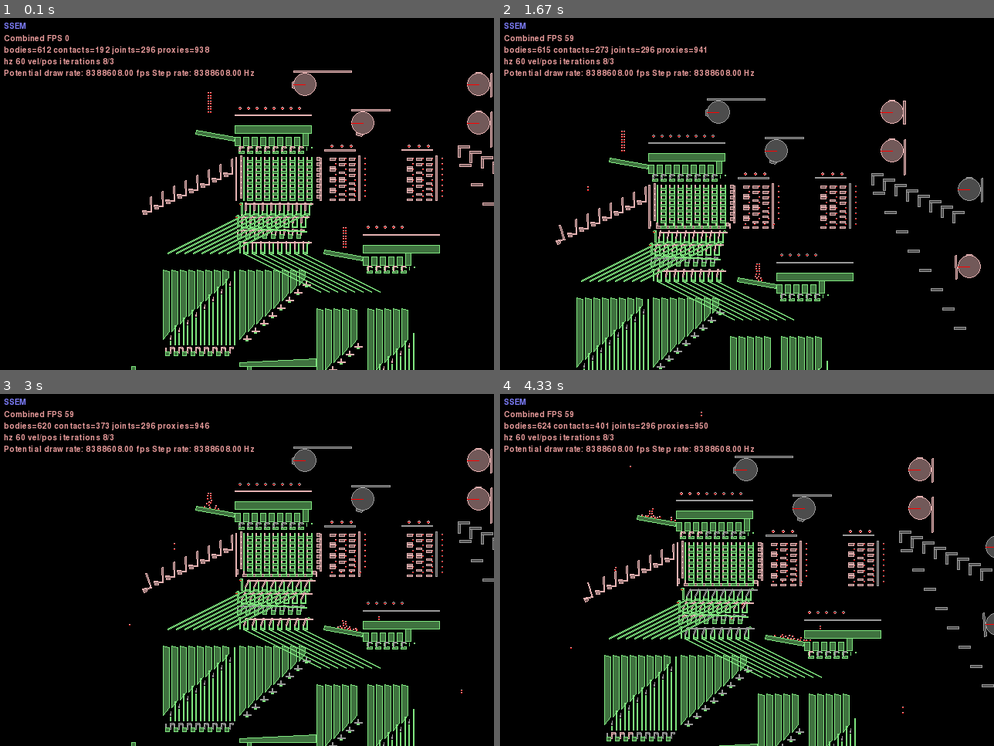
Above: before the commit, frames 1-4 (two rows, left to right).
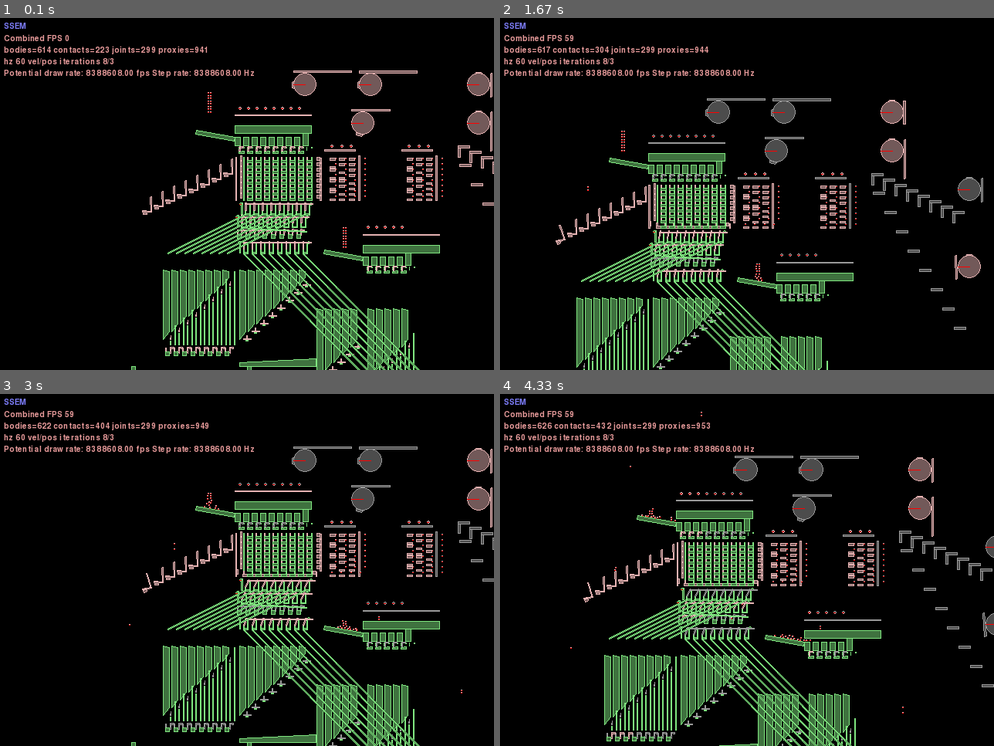
Above: after the commit, the same moments.

Repository: jmacarthur/box2d-ssem
Game: pygame game, started from main.py
Two runs of this game, one before a commit and one after it. Both use one fixed random seed, a clock stepped at 60 frames per second and the inputs below.
Inputs (mouse positions are in pixels of both pictures, inside the frame that each line leads up to):
- Up to frame 1 (0.1 s): no input
- Up to frame 2 (1.67 s): hold Right 0.33-0.8 s; move the mouse to (727, 201) at 0.37 s; hold Up 0.83-1.13 s; move the mouse to (747, 208) at 0.87 s; tap Space at 0.9, 1.23, 1.53 s; hold Right 1.17-1.63 s; move the mouse to (628, 186) at 1.2 s
- Up to frame 3 (3 s): hold Left 1.67-2.2 s; move the mouse to (296, 643) at 1.7 s; tap Space at 1.73, 2.03, 2.3, 2.63, 2.93 s; hold Down 2.23-2.53 s; move the mouse to (93, 647) at 2.27 s; hold Left 2.57-2.97 s; move the mouse to (429, 689) at 2.6 s
- Up to frame 4 (4.33 s): hold Up 3-3.37 s; move the mouse to (806, 594) at 3.03 s; tap Space at 3.07, 3.47, 3.77, 4.13 s; hold Right 3.4-4.03 s; move the mouse to (756, 436) at 3.43 s; hold Down from 4.07 s (still down); move the mouse to (628, 489) at 4.1 s

The runs differ from the first frame. In frame 1, 1.9% of the frame differs, in the area x 9-100%, y 7-100%; in frame 2, 1.8%; in frame 3, 2.1%; in frame 4, 2.1%, in the area x 9-88%, y 7-100%.

Commit message:
Add Cam 7, allow axis offset on vertical cams

Diff:
--- a/main.py
+++ b/main.py
@@ -554,14 +554,15 @@
         cam_driver = self.revolving_joint(attachment_body, cam_body, (xpos,ypos), motor=0.25, force=50)
         cam_driver.motorSpeed = 0
 
-        axle_y = ypos+radius
         if horizontal:
+            axle_y = ypos+radius
             if reverse_direction:
                 axle_x = xpos-radius-2.5-axis_offset
             else:
                 axle_x = xpos+radius+2.5+axis_offset
             follower_body = self.add_dynamic_polygon(makeBox(axle_x-2.5, axle_y-follower_len, 5, follower_len), 0, 0)
         else:
+            axle_y = ypos+radius+axis_offset
             axle_x = xpos-radius
             follower_body = self.add_dynamic_polygon(makeBox(axle_x, axle_y+2.5, follower_len, 5), 0, 0)
         print("Creating cam: xpos= {}, ypos= {}, axle_x = {} ,axle_y= {}, follower_len={}".format(xpos, ypos, axle_x, axle_y, follower_len))
@@ -618,7 +619,7 @@
         self.diverter_set(-5,-25, groundBody, slope_x=-200) # Diverter 1. Splits to subtractor reader.
         self.diverter_set(-15,-57.5, groundBody, discard=True) # Diverter 2. Discards all output.
         upper_regen_control = self.regenerator(-15,-85, groundBody, self.upper_regenerators) # Regenerator 1. For regenning anything read from memory.
-        diverter_3 = self.diverter_set(-10,-125, groundBody, slope_x=200) # Diverter 3; splits to instruction reg/PC
+        diverter_3 = self.diverter_set(-10,-125, groundBody, slope_x=347, slope_y=350) # Diverter 3; splits to instruction reg/PC
 
         # PC injector
         self.pc_injector_cranks = []
@@ -649,7 +650,7 @@
         # Instruction decoder ROM
         self.rom_followers = []
         self.rom_selectors = []
-        self.add_row_decoder(200, 0, groundBody, self.rom_followers, self.rom_selectors)
+        (instruction_selector_holdoff, instruction_follower_holdoff) = self.add_row_decoder(200, 0, groundBody, self.rom_followers, self.rom_selectors)
 
         self.add_instruction_cranks(groundBody, 550, 140)
 
@@ -674,7 +675,7 @@
         self.distance_joint(follower_body, self.memory_returning_gate)
 
         # Cam 4: Memory holdoff
-        follower_body = self.add_cam(600,200, groundBody, 90, horizontal=True)
+        follower_body = self.add_cam(600,200, groundBody, 100, horizontal=True)
         self.distance_joint(follower_body, memory_follower_holdoff)
 
         # Cam 5: Regenerator 1
@@ -684,6 +685,11 @@
         # Cam 6: Split to instruction counter/reg
         follower_body = self.add_cam(800,-100, groundBody, 60, horizontal=True, reverse_direction=True, axis_offset=3)
         self.distance_joint(follower_body, diverter_3)
+
+        # Cam 7: Instruction selector holdoff
+        follower_body = self.add_cam(320,300, groundBody, 150, phase=0.25, axis_offset=-1)
+        self.distance_joint(follower_body, instruction_selector_holdoff)
+
 
     def Step(self, settings):
         super(Memory, self).Step(settings)
